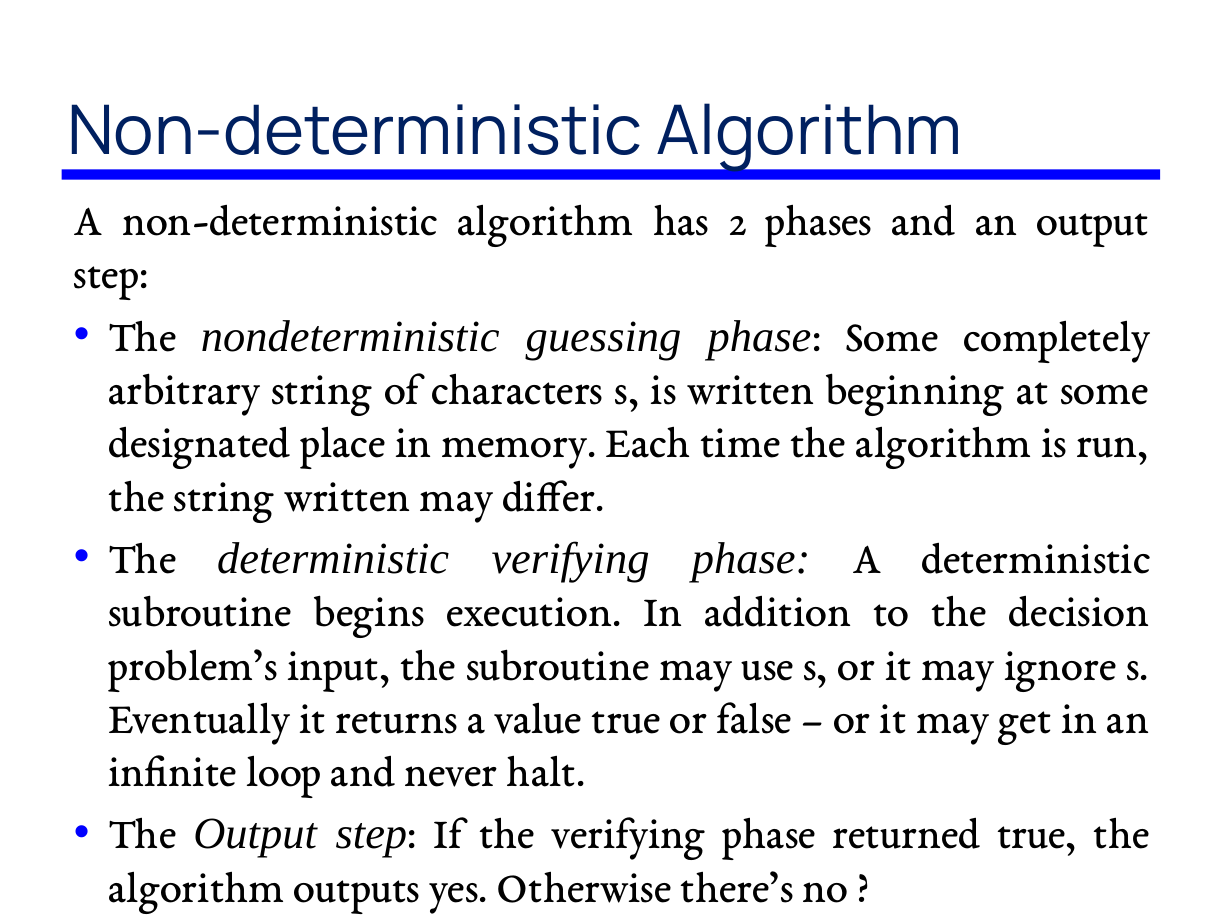
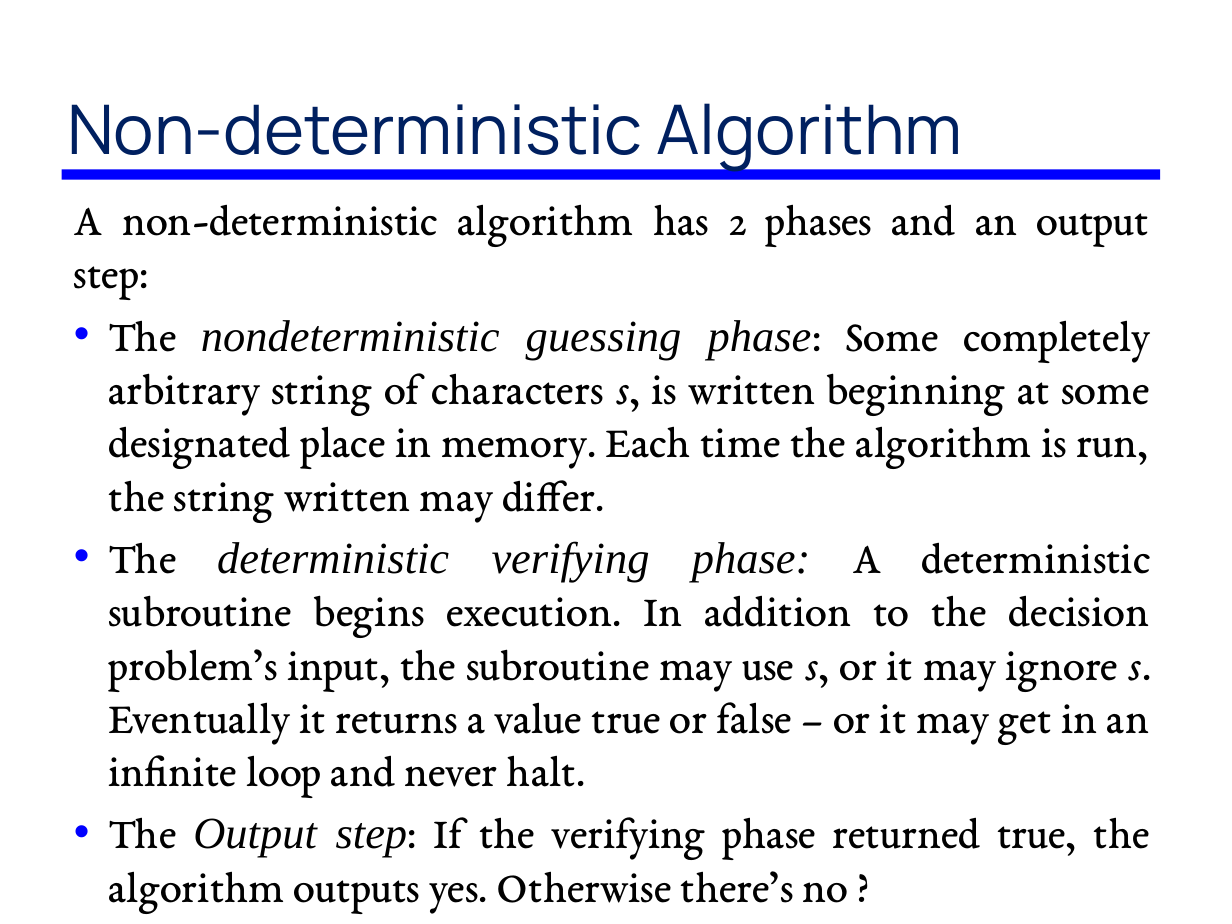
Before and after one commit to GeneralNitin/S6, a slide deck: slide 12 of 01. Design & Analysis of Algorithms/Notes & PPTs/6. Complexity Theory/6.2. P and NP.pptx. Drawn at 1232x924 pixels with LibreOffice and Linux fonts; fonts in the diff are those of the drawing. Boxes give left, top, right and bottom in pixels: in the first picture for what was removed or moved away, otherwise in the second. Text is boxed around its words. In the diff, an @@ line names an element or a change of style, - is before the commit and + after.

Commit message:
Added/modified CD PPTs, daa

```diff
--- a/01. Design & Analysis of Algorithms/Notes & PPTs/6. Complexity Theory/6.2. P and NP.pptx
+++ b/01. Design & Analysis of Algorithms/Notes & PPTs/6. Complexity Theory/6.2. P and NP.pptx
@@ text at (109,320,1151,798): italic on in "s,", "s, s." @@
```
Also in this commit, not shown: 1 other file.
